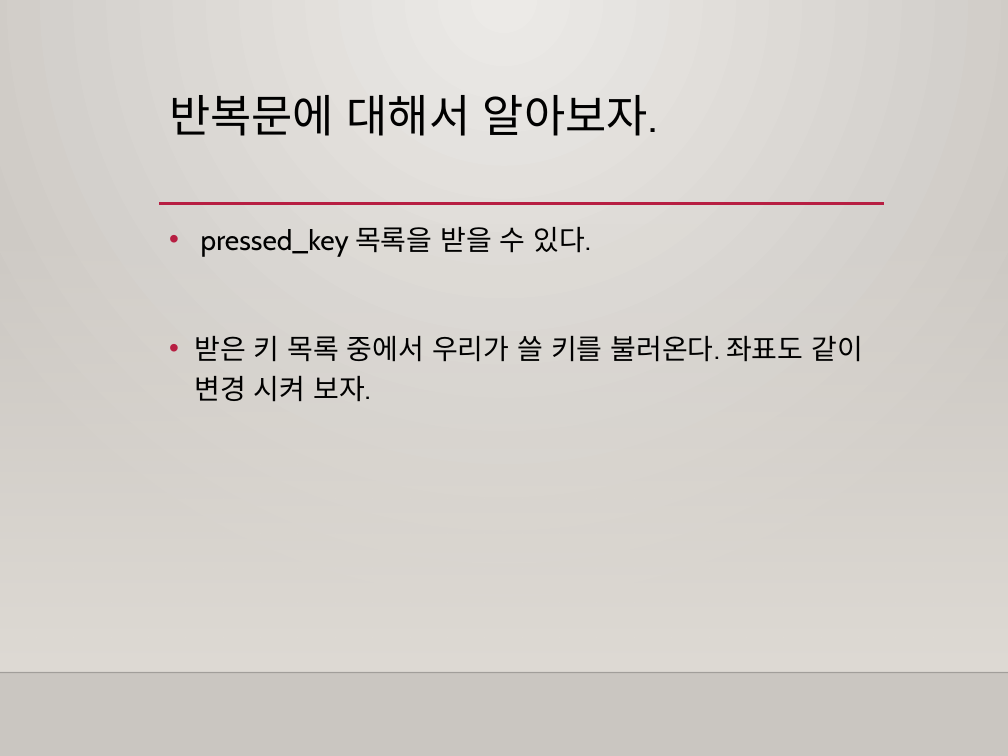
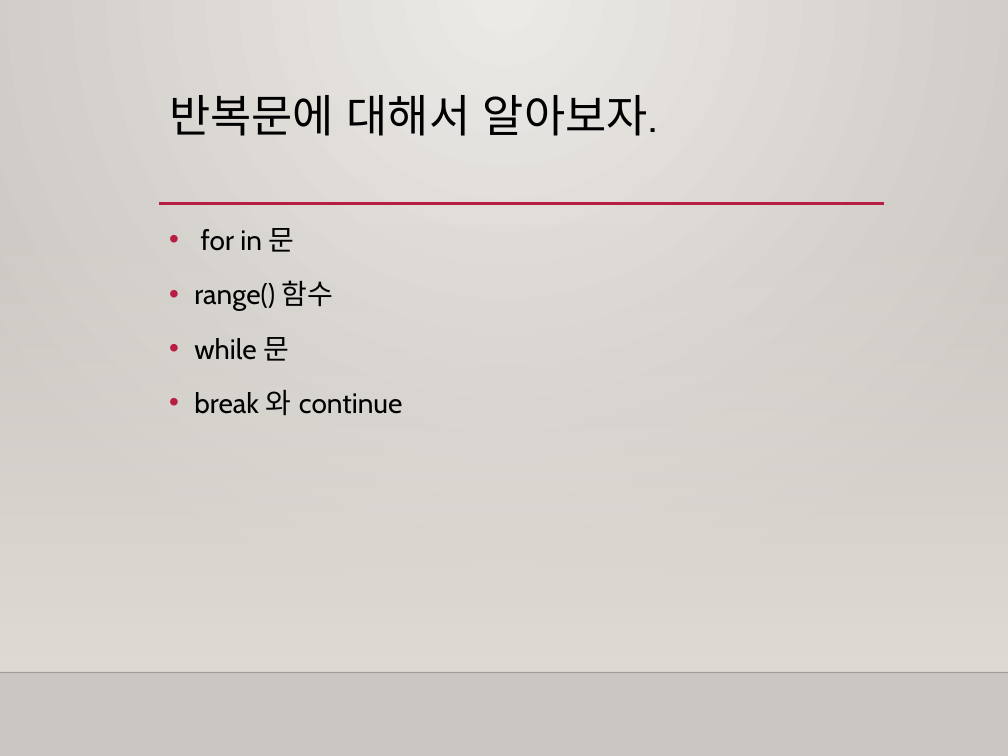
Before and after one commit to freshmea/weizman_python_class, a slide deck: slide 8 of textbook/파이썬3-1교시.pptx. Drawn at 1008x756 pixels with LibreOffice and Linux fonts; fonts in the diff are those of the drawing; background and template pictures are left out. Boxes give left, top, right and bottom in pixels: in the first picture for what was removed or moved away, otherwise in the second. Text is boxed around its words. In the diff, an @@ line names an element or a change of style, - is before the commit and + after.

```diff
--- a/textbook/파이썬3-1교시.pptx
+++ b/textbook/파이썬3-1교시.pptx
@@ text at (194, 228, 403, 415): text changed @@
-• pressed_key 목록을 받을 수 있다.
-• 받은 키 목록 중에서 우리가 쓸 키를 불러온다. 좌표도 같이 변경 시켜 보자.
+• for in 문
+• range() 함수
+• while 문
+• break 와 continue
```
Also in this commit, not shown: 1 other file.
